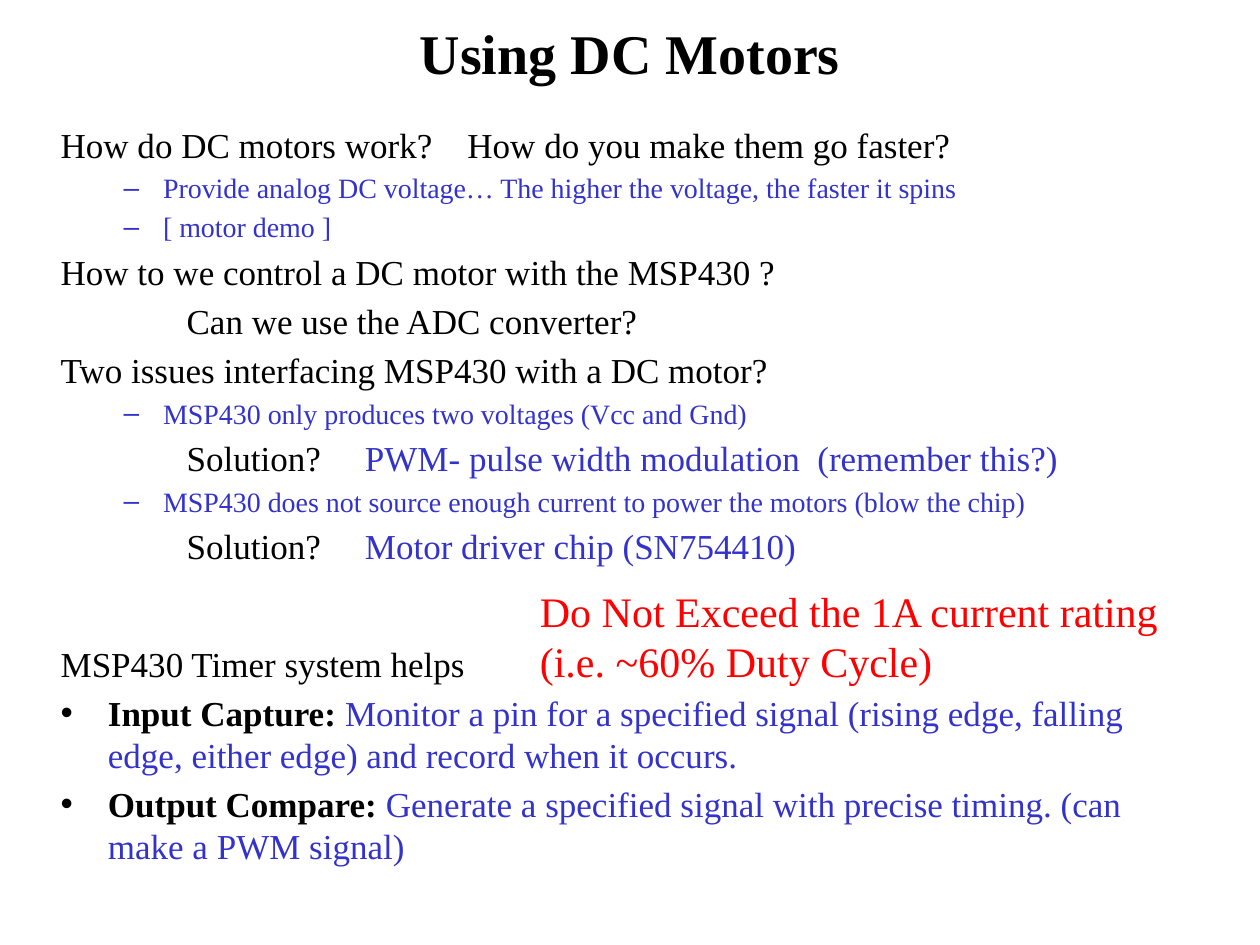
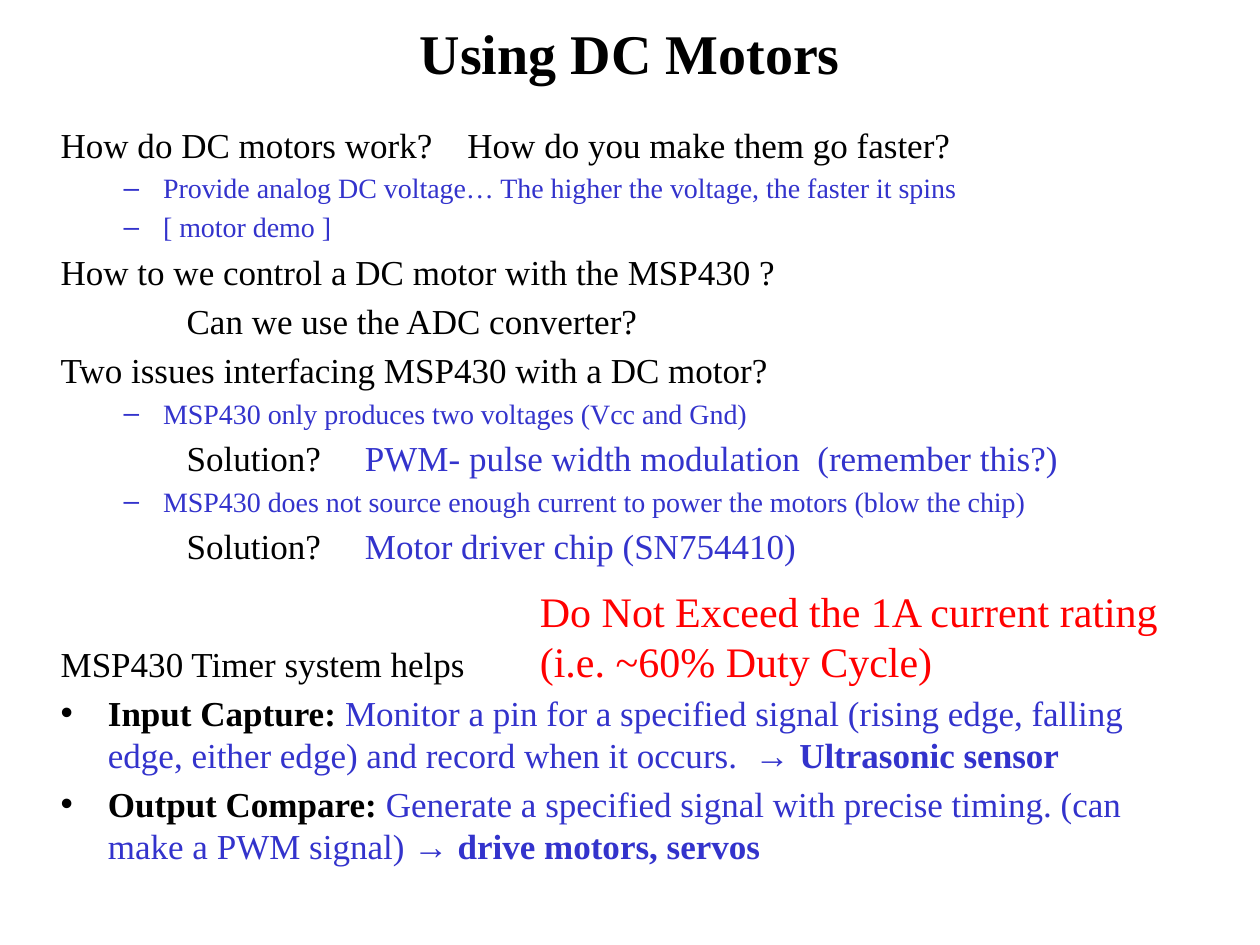
Before and after one commit to pw4rn3r/ECE382, a slide deck: slide 12 of notes/L31/Lsn32.pptx (slide 11 before the commit). Drawn at 1260x945 pixels with LibreOffice and Linux fonts; fonts in the diff are those of the drawing. Boxes give left, top, right and bottom in pixels: in the first picture for what was removed or moved away, otherwise in the second. Text is boxed around its words. In the diff, an @@ line names an element or a change of style, - is before the commit and + after.

Commit message:
L32 - updated slides

```diff
--- a/notes/L31/Lsn32.pptx
+++ b/notes/L31/Lsn32.pptx
@@ text at box(108, 701, 1123, 866): text changed @@
-• Input Capture: Monitor a pin for a specified signal (rising edge, falling edge, either edge) and record when it occurs.
-• Output Compare: Generate a specified signal with precise timing. (can make a PWM signal)
+• Input Capture: Monitor a pin for a specified signal (rising edge, falling edge, either edge) and record when it occurs. → Ultrasonic sensor
+• Output Compare: Generate a specified signal with precise timing. (can make a PWM signal) → drive motors, servos
```
Also in this commit, not shown: 5 other slides changed, 3 slides added, 1 slide removed.
